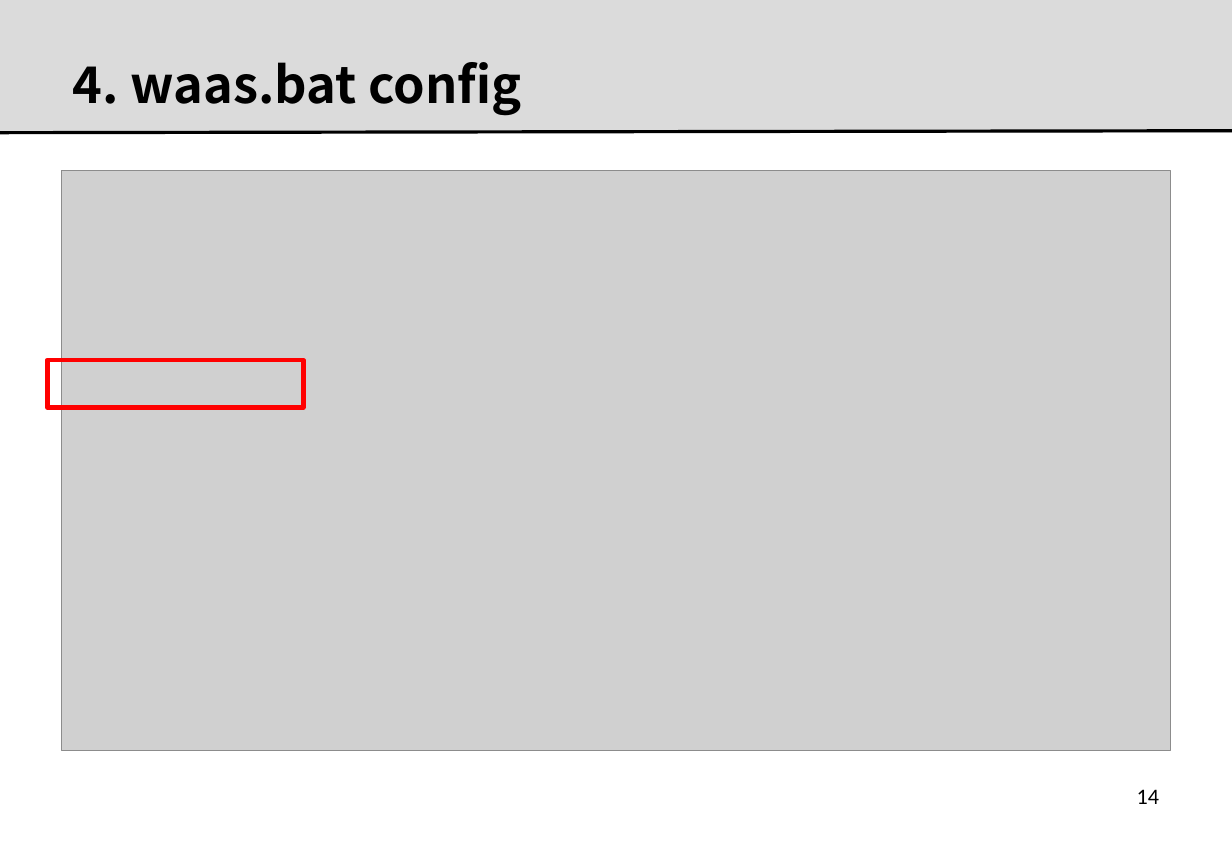
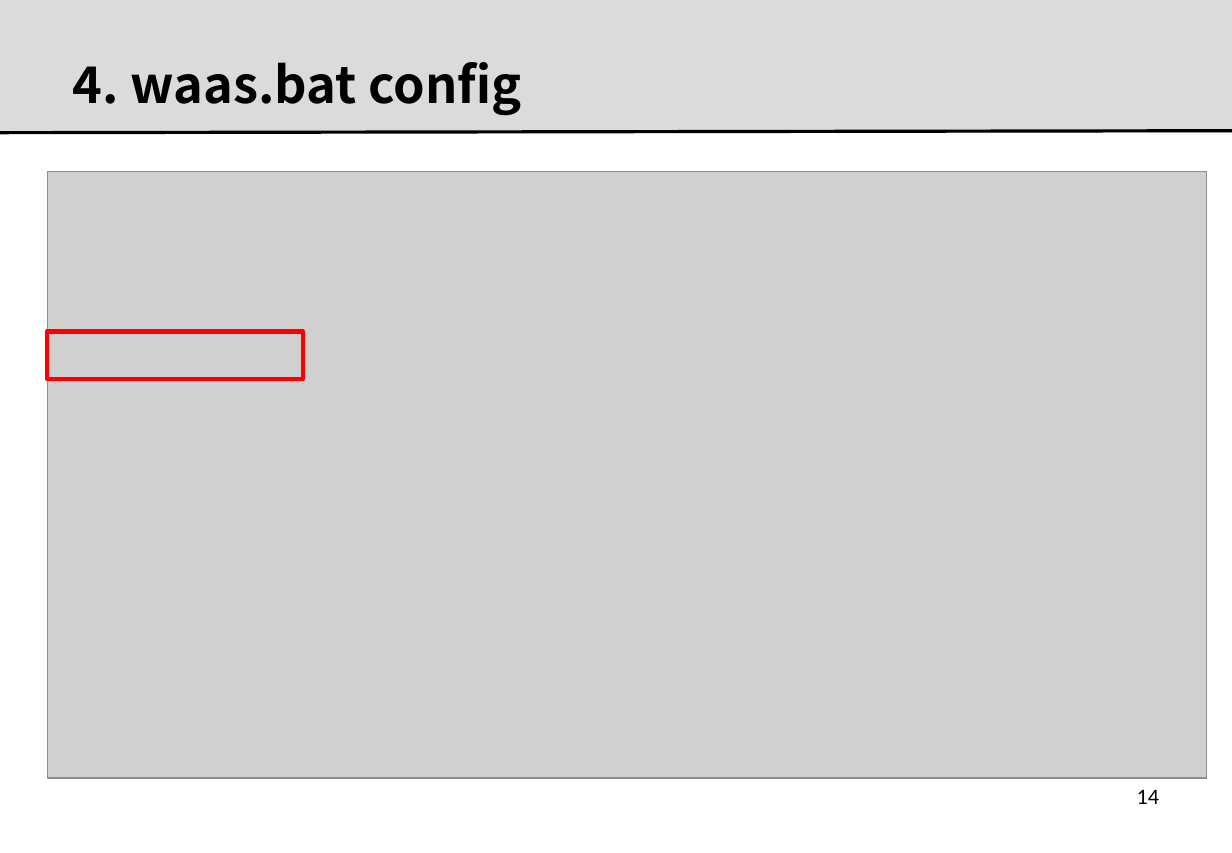
Before and after one commit to kitcrl/waas, a slide deck: slide 15 of docs/0000.man.pptx. Drawn at 1232x853 pixels with LibreOffice and Linux fonts; fonts in the diff are those of the drawing; grey boxes stand for pictures; background and template pictures are left out. Boxes give left, top, right and bottom in pixels: in the first picture for what was removed or moved away, otherwise in the second. Text is boxed around its words. In the diff, an @@ line names an element or a change of style, - is before the commit and + after.

```diff
--- a/docs/0000.man.pptx
+++ b/docs/0000.man.pptx
@@ picture: place and size @@
-picture at box(61, 171, 1171, 751)
+picture at box(47, 172, 1207, 778)
@@ rectangle: place and size @@
-rectangle at box(48, 361, 304, 408)
+rectangle at box(47, 332, 303, 380)
```
Also in this commit, not shown: 5 other slides changed, 1 slide added, 1 slide removed, 1 other file.
